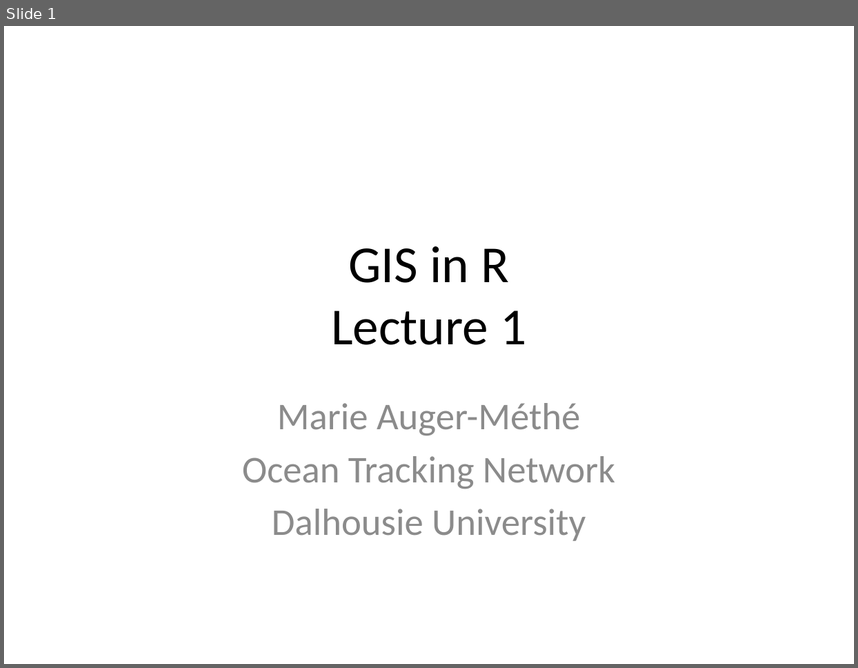
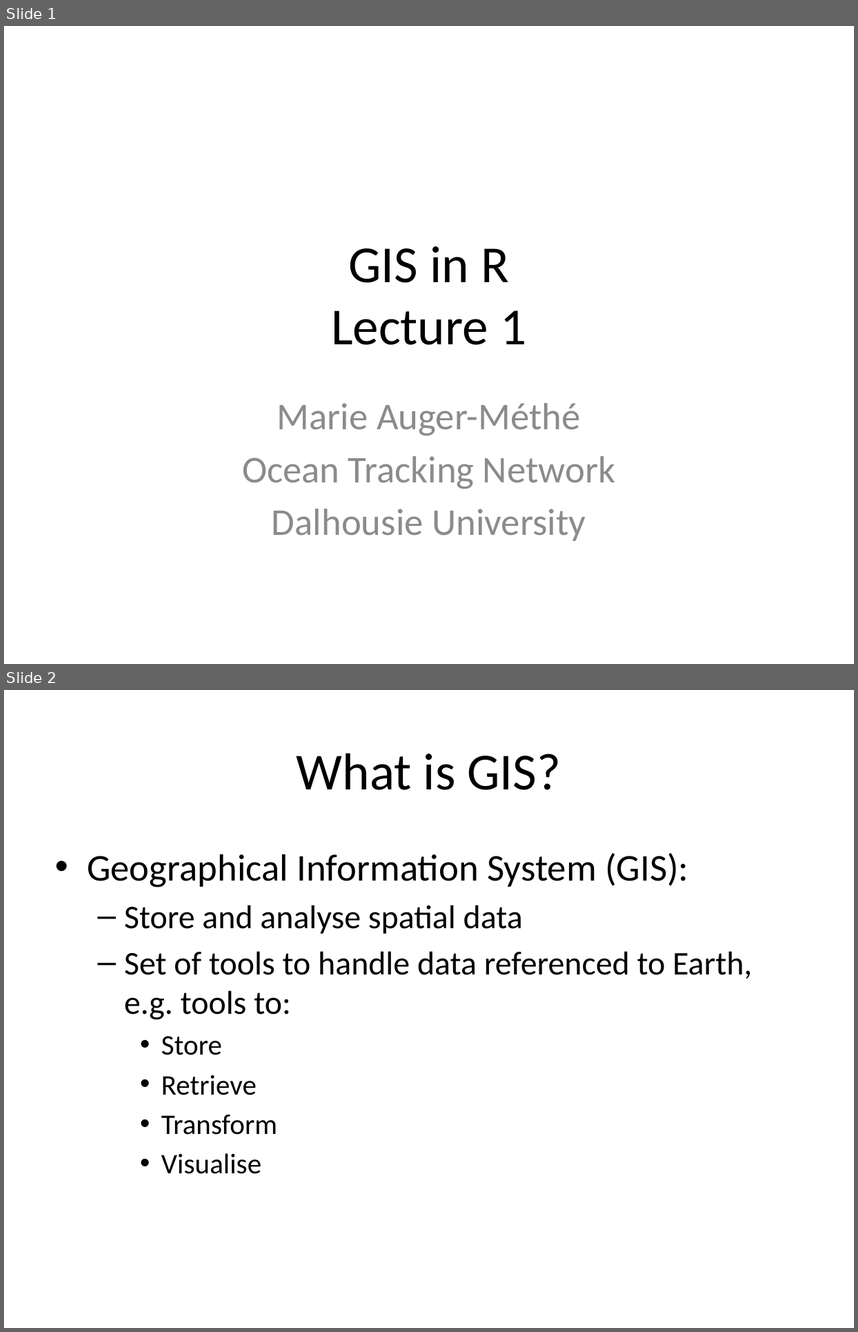
Before and after one commit to MarieAugerMethe/GISinR, a slide deck: Lectures/Lecture1.pptx. Shown one above the other, each under a label of ours: slide 1 before the commit, slides 1 and 2 after it. The pictures are 858x668 and 858x1332 pixels, drawn with LibreOffice and Linux fonts; fonts in the diff are those of the drawing. Boxes give left, top, right and bottom in pixels: in the first picture for what was removed or moved away, otherwise in the second. Text is boxed around its words. In the diff, an @@ line names an element or a change of style, - is before the commit and + after.

```diff
--- a/Lectures/Lecture1.pptx
+++ b/Lectures/Lecture1.pptx
@@ slide 2 added at box(4, 690, 854, 1328), background #FFFFFF @@
@@ title added at box(297, 753, 562, 790), 44 pt, text #000000 @@
+What is GIS?
@@ text added at box(87, 853, 752, 1174), 28 pt, text #000000 @@
+• Geographical Information System (GIS):
+  – Store and analyse spatial data
+  – Set of tools to handle data referenced to Earth, e.g. tools to:
+    • Store
+    • Retrieve
+    • Transform
+    • Visualise
```
Also in this commit, not shown: 4 other slides added.
